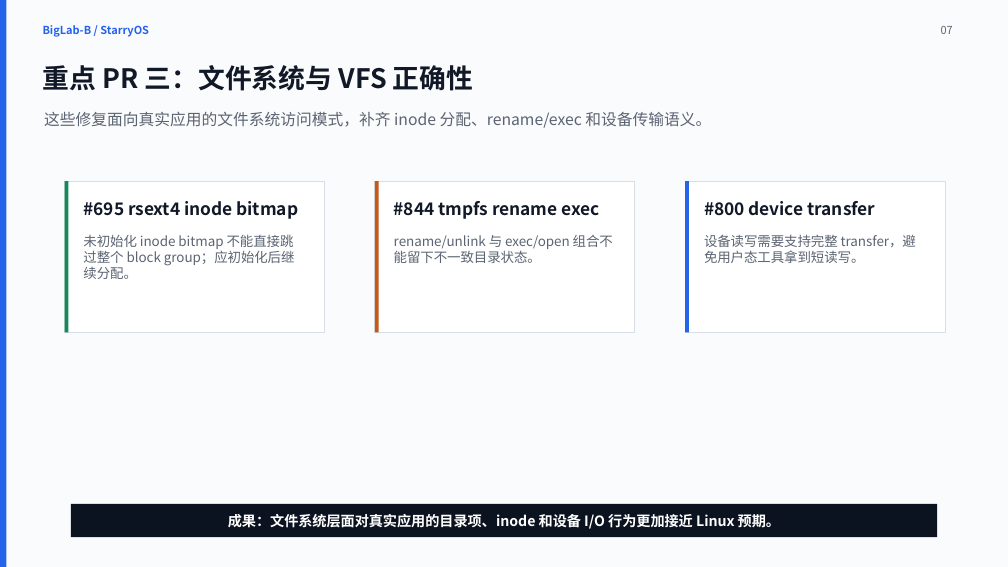
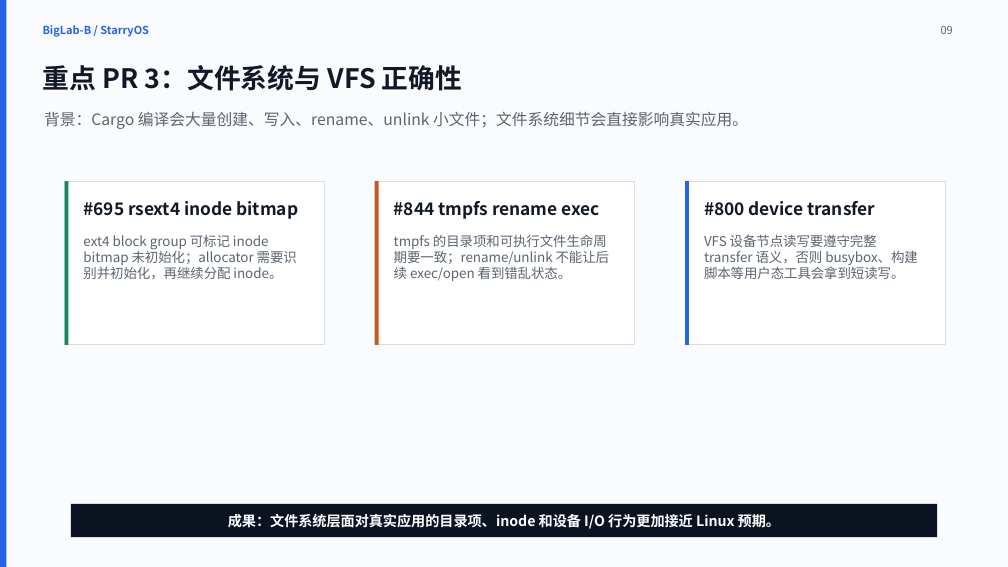
Before and after one commit to yks23/Auto-OS, a slide deck: slide 9 of showtime-2/final/biglab-b-final-yang-kaisen-minimal.pptx (slide 7 before the commit). Drawn at 1008x567 pixels with LibreOffice and Linux fonts; fonts in the diff are those of the drawing. Boxes give left, top, right and bottom in pixels: in the first picture for what was removed or moved away, otherwise in the second. Text is boxed around its words. In the diff, an @@ line names an element or a change of style, - is before the commit and + after.

```diff
--- a/showtime-2/final/biglab-b-final-yang-kaisen-minimal.pptx
+++ b/showtime-2/final/biglab-b-final-yang-kaisen-minimal.pptx
@@ text at (x1=941, y1=26, x2=953, y2=34): text changed @@
-07
+09
@@ text at (x1=43, y1=65, x2=462, y2=91): text changed @@
-重点 PR 三：文件系统与 VFS 正确性
+重点 PR 3：文件系统与 VFS 正确性
@@ text at (x1=44, y1=112, x2=748, y2=129): text changed @@
-这些修复面向真实应用的文件系统访问模式，补齐 inode 分配、rename/exec 和设备传输语义。
+背景：Cargo 编译会大量创建、写入、rename、unlink 小文件；文件系统细节会直接影响真实应用。
@@ rectangle resized from (x1=64, y1=181, x2=324, y2=333) to (x1=64, y1=181, x2=324, y2=346) @@
@@ rectangle resized from (x1=64, y1=181, x2=68, y2=333) to (x1=64, y1=181, x2=68, y2=346) @@
@@ rectangle resized from (x1=375, y1=181, x2=635, y2=333) to (x1=375, y1=181, x2=635, y2=346) @@
@@ rectangle resized from (x1=375, y1=181, x2=379, y2=333) to (x1=375, y1=181, x2=379, y2=346) @@
@@ rectangle resized from (x1=685, y1=181, x2=945, y2=333) to (x1=685, y1=181, x2=945, y2=346) @@
@@ rectangle resized from (x1=685, y1=181, x2=689, y2=333) to (x1=685, y1=181, x2=689, y2=346) @@
@@ text at (x1=83, y1=235, x2=297, y2=279): text changed @@
-未初始化 inode bitmap 不能直接跳过整个 block group；应初始化后继续分配。
+ext4 block group 可标记 inode bitmap 未初始化；allocator 需要识别并初始化，再继续分配 inode。
@@ text at (x1=394, y1=234, x2=610, y2=281): text changed @@
-rename/unlink 与 exec/open 组合不能留下不一致目录状态。
+tmpfs 的目录项和可执行文件生命周期要一致；rename/unlink 不能让后续 exec/open 看到错乱状态。
@@ text at (x1=704, y1=234, x2=917, y2=279): text changed @@
-设备读写需要支持完整 transfer，避免用户态工具拿到短读写。
+VFS 设备节点读写要遵守完整 transfer 语义，否则 busybox、构建脚本等用户态工具会拿到短读写。
```
Also in this commit, not shown: 7 other slides changed, 7 slides added, 6 slides removed, 18 other files.
